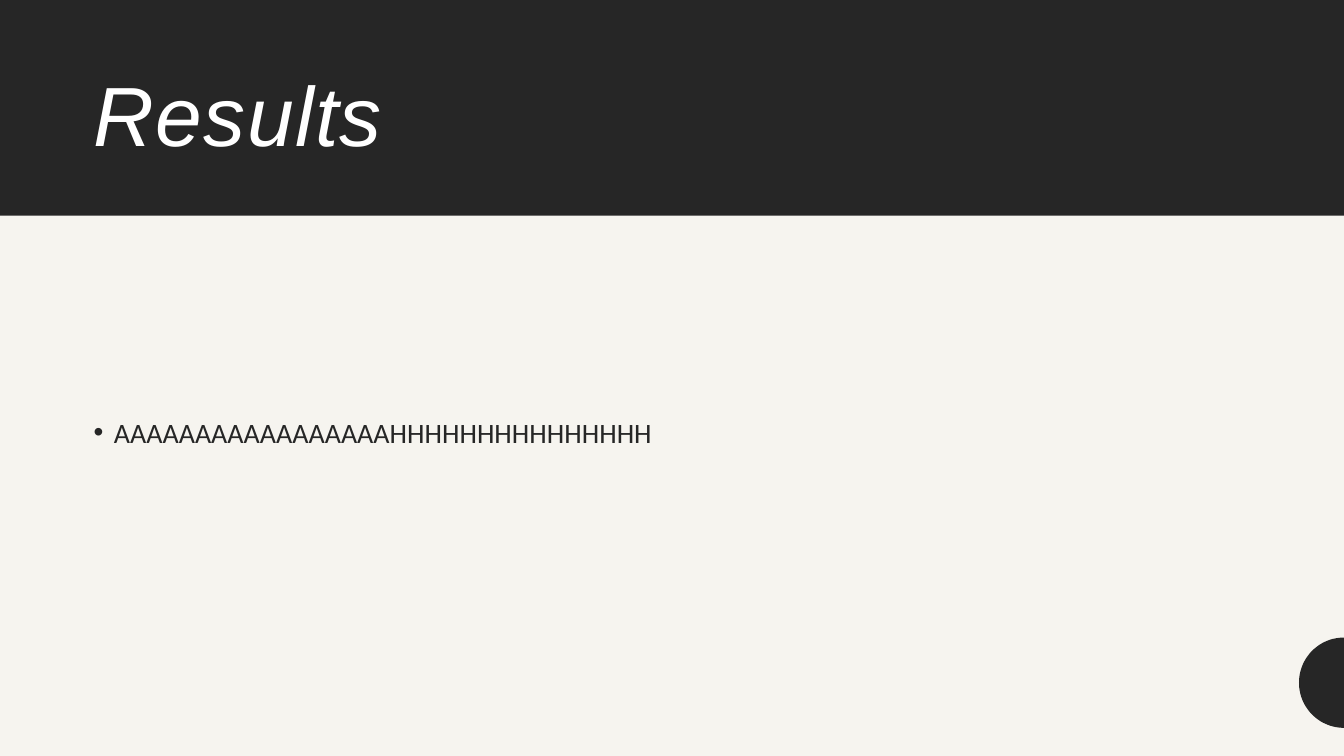
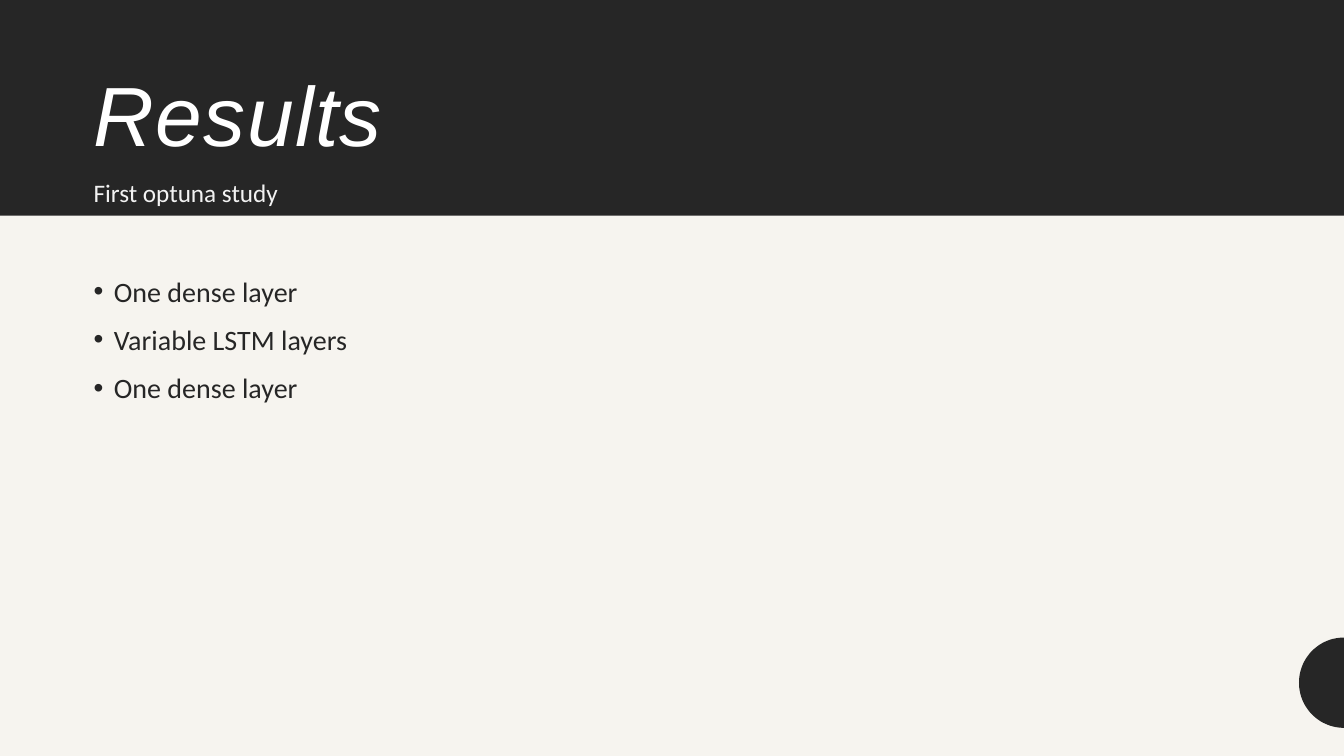
Before and after one commit to Torbynator/GoogleDecimeterChallenge, a slide deck: slide 10 of Prüfung/Google Decimeter Challenge.pptx (slide 9 before the commit). Drawn at 1344x756 pixels with LibreOffice and Linux fonts; fonts in the diff are those of the drawing. Boxes give left, top, right and bottom in pixels: in the first picture for what was removed or moved away, otherwise in the second. Text is boxed around its words. In the diff, an @@ line names an element or a change of style, - is before the commit and + after.

```diff
--- a/Prüfung/Google Decimeter Challenge.pptx
+++ b/Prüfung/Google Decimeter Challenge.pptx
@@ text added at (x1=94, y1=184, x2=278, y2=206), 18 pt, text #F2F2F2 @@
+First optuna study
@@ text "One dense layer" at (x1=114, y1=282, x2=347, y2=403): vertical alignment middle to top @@
@@ text at (x1=114, y1=282, x2=347, y2=403): text changed @@
-• AAAAAAAAAAAAAAAAAHHHHHHHHHHHHHHH
+• One dense layer
+• Variable LSTM layers
+• One dense layer
```
Also in this commit, not shown: 7 other slides changed, 2 slides added, 16 other files.
